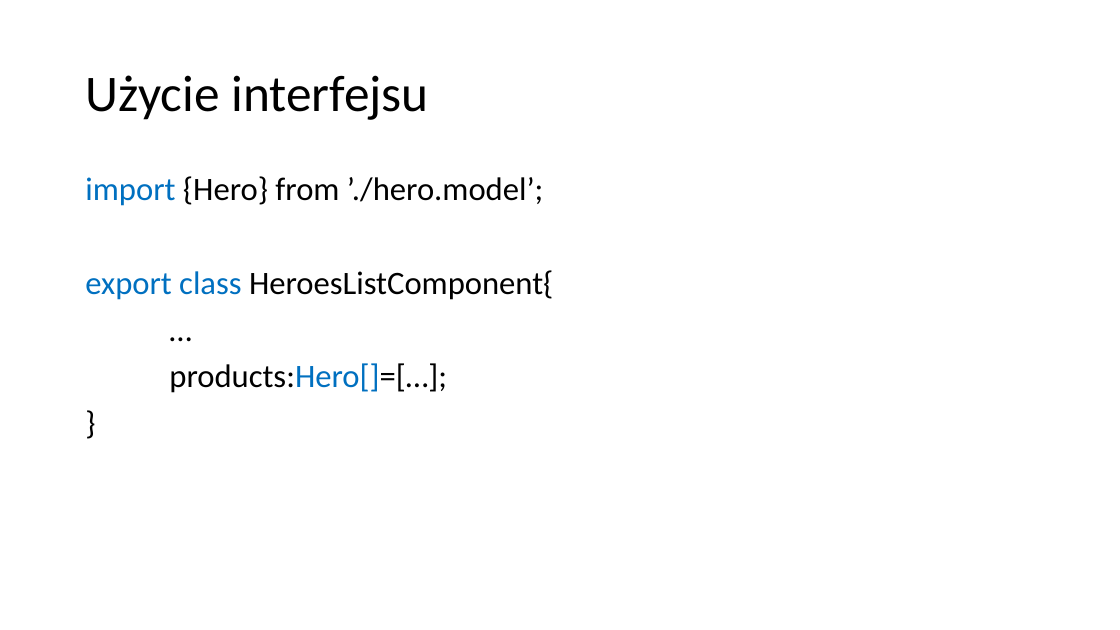
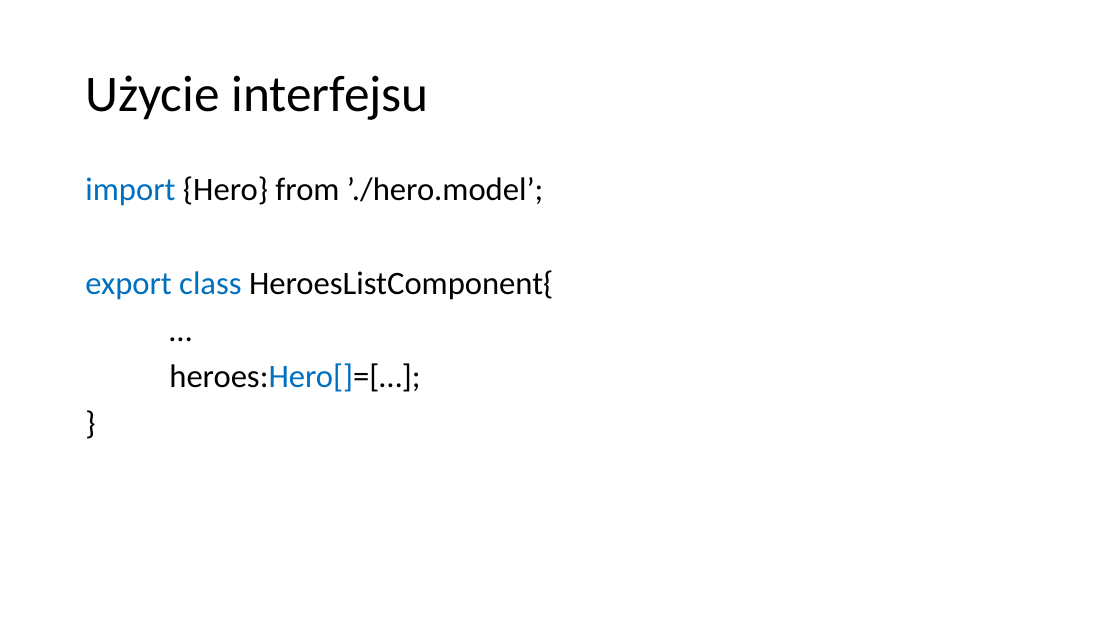
Before and after one commit to VadimPeczynski/Angular-Workshop, a slide deck: slide 16 of 2/presentation/Angular 2.pptx (slide 15 before the commit). Drawn at 1120x630 pixels with LibreOffice and Linux fonts; fonts in the diff are those of the drawing. Boxes give left, top, right and bottom in pixels: in the first picture for what was removed or moved away, otherwise in the second. Text is boxed around its words. In the diff, an @@ line names an element or a change of style, - is before the commit and + after.

```diff
--- a/2/presentation/Angular 2.pptx
+++ b/2/presentation/Angular 2.pptx
@@ text at [169,363,420,392]: text changed @@
-products:Hero[]=[…];
+heroes:Hero[]=[…];
```
Also in this commit, not shown: 10 other slides changed, 1 slide added.
